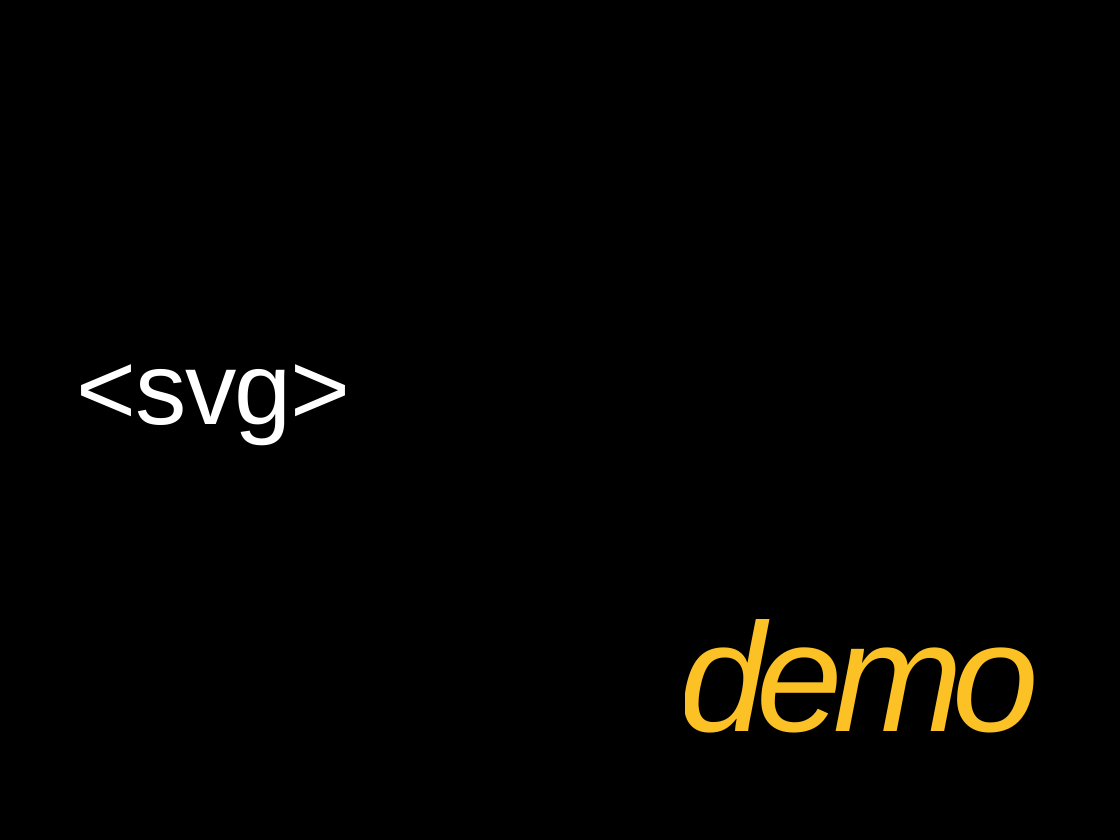
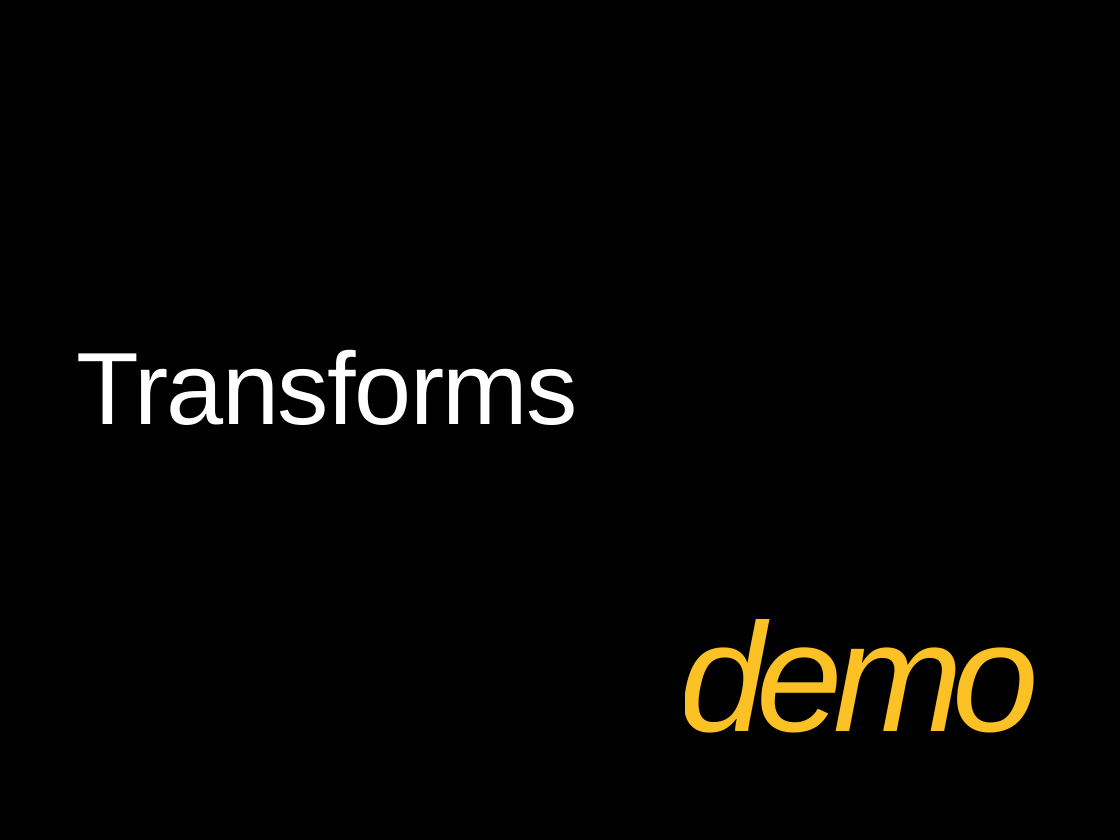
Before and after one commit to theClarkSell/HTML5-Compiler, a slide deck: slide 25 of 3- CSS3/CSS3.pptx (slide 22 before the commit). Drawn at 1120x840 pixels with LibreOffice and Linux fonts; fonts in the diff are those of the drawing; background and template pictures are left out. Boxes give left, top, right and bottom in pixels: in the first picture for what was removed or moved away, otherwise in the second. Text is boxed around its words. In the diff, an @@ line names an element or a change of style, - is before the commit and + after.

```diff
--- a/3- CSS3/CSS3.pptx
+++ b/3- CSS3/CSS3.pptx
@@ title at (77, 349, 578, 425): text changed @@
-<svg>
+Transforms
```
Also in this commit, not shown: 10 other slides changed, 15 slides added, 8 slides removed.
